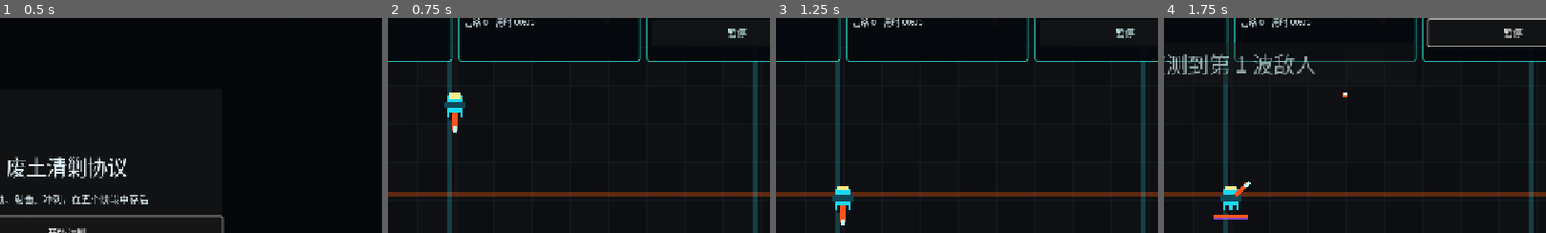
Above: before the commit, frames 1-4 (left to right).
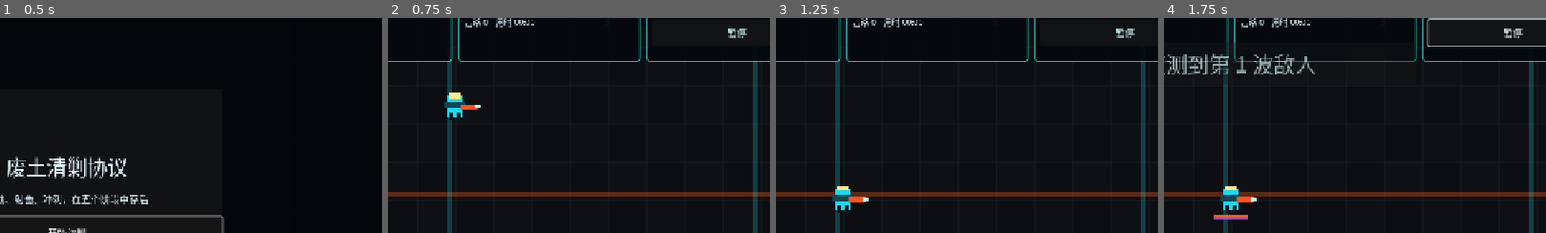
Above: after the commit, the same moments.

Repository: xiejiamincyq/2d-game
Game: Godot game, scene res://scenes/Main.tscn
Same seed, same stepped clock (60 frames per second), same inputs: the game is played once before the commit and once after it.
Inputs:
- Up to frame 1 (0.5 s): no input
- Up to frame 2 (0.75 s): click "开始清剿" at 0.5 s
- Up to frame 3 (1.25 s): no input
- Up to frame 4 (1.75 s): click "音乐" at 1.25 s
The pictures show only the part of the screen within x 41-91%, y 8-58%; the shares and areas given below are measured in that part.

Frame 1 is identical in both runs. In frame 2, 0.2% of the frame differs, in the area x 16-25%, y 40-54%; in frame 3, 0.3%, in the area x 16-25%, y 83-97%; in frame 4, 0.3%.

Commit message:
fix: lock controls during player entrance
Make the landing animation reject movement and dash input even if outer state accidentally enables physics processing early.

Diff:
--- a/scripts/actors/Player.gd
+++ b/scripts/actors/Player.gd
@@ -150,6 +150,10 @@
 	health.died.connect(func() -> void: died.emit())
 
 func _physics_process(delta: float) -> void:
+	if entrance_active:
+		velocity = Vector2.ZERO
+		dash_active = false
+		return
 	_update_stealth(delta)
 	gun_angle = (get_global_mouse_position() - global_position).angle()
 	dash_cooldown_remaining = maxf(0.0, dash_cooldown_remaining - delta)
@@ -191,6 +195,8 @@
 	entrance_fall_height = maxf(ENTRANCE_MIN_FALL_HEIGHT, get_viewport_rect().size.y * 0.52)
 	entrance_visual_offset = -entrance_fall_height
 	velocity = Vector2.ZERO
+	dash_active = false
+	dash_timer = 0.0
 	queue_redraw()
 
 func advance_entrance(delta: float) -> void:
--- a/scripts/tests/MovementTest.gd
+++ b/scripts/tests/MovementTest.gd
@@ -65,6 +65,26 @@
 			return
 		player.queue_free()
 		await process_frame
+
+	var entrance_player: Node = PlayerScript.new()
+	root.add_child(entrance_player)
+	await process_frame
+	entrance_player.set_physics_process(false)
+	entrance_player.begin_entrance()
+	Input.action_press("move_right")
+	Input.action_press("dash_melee")
+	entrance_player._physics_process(0.05)
+	Input.action_release("dash_melee")
+	Input.action_release("move_right")
+	if not _assert_true(
+		entrance_player.global_position == Vector2.ZERO
+		and entrance_player.velocity == Vector2.ZERO
+		and not entrance_player.dash_active,
+		"player accepted movement or dash input while the landing animation was active"
+	):
+		return
+	entrance_player.queue_free()
+	await process_frame
 
 	var scene: Node = MainScript.new()
 	root.add_child(scene)
